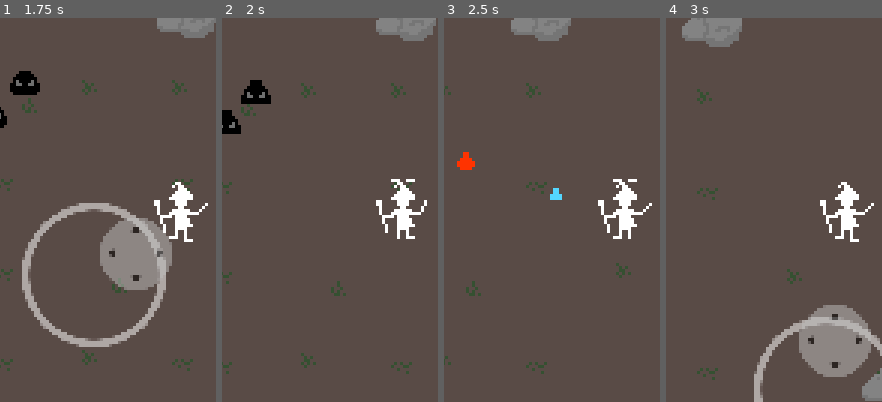
Above: before the commit, frames 1-4 (left to right).
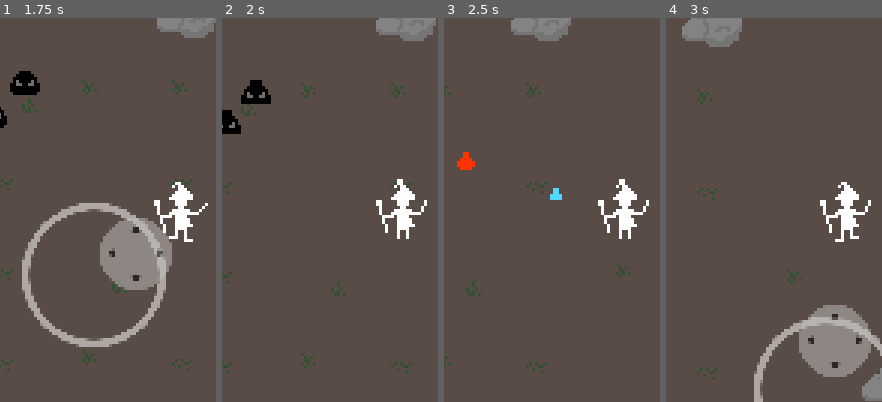
Above: after the commit, the same moments.

Repository: polyarik/wizard-legacy
Game: Godot game, scene res://scenes/main.tscn
Two runs of this game, one before a commit and one after it. Both use one fixed random seed, a clock stepped at 60 frames per second and the inputs below.
Inputs (mouse positions are % of the whole screen's width and height, from its top left):
- Up to frame 1 (1.75 s): move the mouse to (72, 45) at 0.52 s; hold Right (ui_right) 0.53-1.25 s; click (72, 45) at 0.67 s; drag from (30, 55) to (51, 49) at 1.27 s
- Up to frame 2 (2 s): no input
- Up to frame 3 (2.5 s): move the mouse to (60, 28) at 2.02 s; hold Right (ui_right) from 2.03 s (still down)
- Up to frame 4 (3 s): release Right (ui_right) at 2.75 s; drag from (45, 70) to (51, 50) at 2.77 s
The pictures show only the part of the screen within x 8-58%, y 22-72%; the shares and areas given below are measured in that part.

Frame 1 is identical in both runs. In frame 2, less than 0.1% of the frame differs, in the area x 78-90%, y 41-58%; in frame 3, 0.1%; in frame 4, 0.2%, in the area x 78-97%, y 47-59%.

Commit message:
🔧 update project to Godot v4.1

Diff:
--- a/project.godot
+++ b/project.godot
@@ -12,7 +12,7 @@
 
 config/name="Wizard Legacy"
 run/main_scene="res://scenes/main.tscn"
-config/features=PackedStringArray("4.0", "Mobile")
+config/features=PackedStringArray("4.1", "Mobile")
 run/max_fps=60
 boot_splash/bg_color=Color(0.509804, 0.00392157, 0.784314, 1)
 boot_splash/image="res://icon.png"
@@ -35,10 +35,10 @@
 window/size/viewport_height=256
 window/size/window_width_override=576
 window/size/window_height_override=1024
+window/stretch/mode="viewport"
+window/stretch/aspect="expand"
 window/handheld/orientation=1
 window/vsync/vsync_mode=0
-window/stretch/mode="viewport"
-window/stretch/aspect="expand"
 window/emulate_touch_from_mouse=true
 
 [importer_defaults]
@@ -108,6 +108,7 @@
 
 [rendering]
 
+textures/canvas_textures/default_texture_filter=0
 renderer/rendering_method="gl_compatibility"
 renderer/rendering_method.mobile="gl_compatibility"
 textures/vram_compression/import_etc2_astc=true
@@ -116,4 +117,3 @@
 environment/defaults/default_clear_color=Color(0.45098, 0.286275, 0.541176, 1)
 2d/snap/snap_2d_transforms_to_pixel=true
 2d/snap/snap_2d_vertices_to_pixel=true
-textures/canvas_textures/default_texture_filter=0
--- a/scenes/location/characters/player/player.gd
+++ b/scenes/location/characters/player/player.gd
@@ -203,8 +203,8 @@
 	health = clamp(health - damage, 0.0, max_health)
 
 	if damage > 0:
+		is_hurt = true
 		animation_state_machine.travel("hurt")
-		is_hurt = true
 
 
 func push(force: Vector2) -> void:
--- a/scenes/location/characters/player/player.tscn
+++ b/scenes/location/characters/player/player.tscn
@@ -38,7 +38,6 @@
 [sub_resource type="Animation" id="Animation_appgp"]
 resource_name = "idle"
 length = 0.3
-loop_mode = 1
 tracks/0/type = "value"
 tracks/0/imported = false
 tracks/0/enabled = true
@@ -55,7 +54,6 @@
 [sub_resource type="Animation" id="Animation_buon0"]
 resource_name = "walk"
 length = 0.4
-loop_mode = 1
 tracks/0/type = "value"
 tracks/0/imported = false
 tracks/0/enabled = true
@@ -128,9 +126,7 @@
 states/walk/node = SubResource("AnimationNodeAnimation_08j1j")
 states/walk/position = Vector2(679, 85)
 transitions = ["Start", "idle", SubResource("AnimationNodeStateMachineTransition_vht6e"), "idle", "walk", SubResource(" …(644 unchanged characters)…
-graph_offset = Vector2(-150, -146)
-
-[sub_resource type="AnimationNodeStateMachinePlayback" id="AnimationNodeStateMachinePlayback_0x1nf"]
+graph_offset = Vector2(-130, -119)
 
 [node name="Player" type="CharacterBody2D" groups=["Player"]]
 collision_layer = 0
@@ -158,6 +154,7 @@
 offset = Vector2(0, -3)
 hframes = 2
 vframes = 3
+frame = 2
 
 [node name="PlayerAnimations" type="AnimationPlayer" parent="."]
 libraries = {
@@ -168,7 +165,6 @@
 tree_root = SubResource("AnimationNodeStateMachine_3xrq7")
 anim_player = NodePath("../PlayerAnimations")
 active = true
-parameters/playback = SubResource("AnimationNodeStateMachinePlayback_0x1nf")
 
 [node name="CastingPoint" type="Marker2D" parent="."]
 position = Vector2(-9, -10)
--- a/scenes/location/characters/slime/slime.tscn
+++ b/scenes/location/characters/slime/slime.tscn
@@ -37,7 +37,6 @@
 [sub_resource type="Animation" id="Animation_l4fe6"]
 resource_name = "idle"
 length = 0.3
-loop_mode = 1
 tracks/0/type = "value"
 tracks/0/imported = false
 tracks/0/enabled = true
@@ -82,8 +81,6 @@
 transitions = ["Start", "idle", SubResource("AnimationNodeStateMachineTransition_88e31"), "hurt", "idle", SubResource("AnimationNodeStateMachineTransition_jfl6x"), "idle", "hurt", SubResource("AnimationNodeStateMachineTransition_iptd6")]
 graph_offset = Vector2(-77, -24)
 
-[sub_resource type="AnimationNodeStateMachinePlayback" id="AnimationNodeStateMachinePlayback_4h584"]
-
 [node name="Slime" type="CharacterBody2D" groups=["Enemy"]]
 collision_layer = 4
 collision_mask = 5
@@ -119,4 +116,3 @@
 tree_root = SubResource("AnimationNodeStateMachine_addxf")
 anim_player = NodePath("../SlimeAnimations")
 active = true
-parameters/playback = SubResource("AnimationNodeStateMachinePlayback_4h584")
Not shown: 1 places in scenes/location/characters/player/player.tscn that only renumber resources
Not shown: 1 places in scenes/location/characters/slime/slime.tscn that only renumber resources
